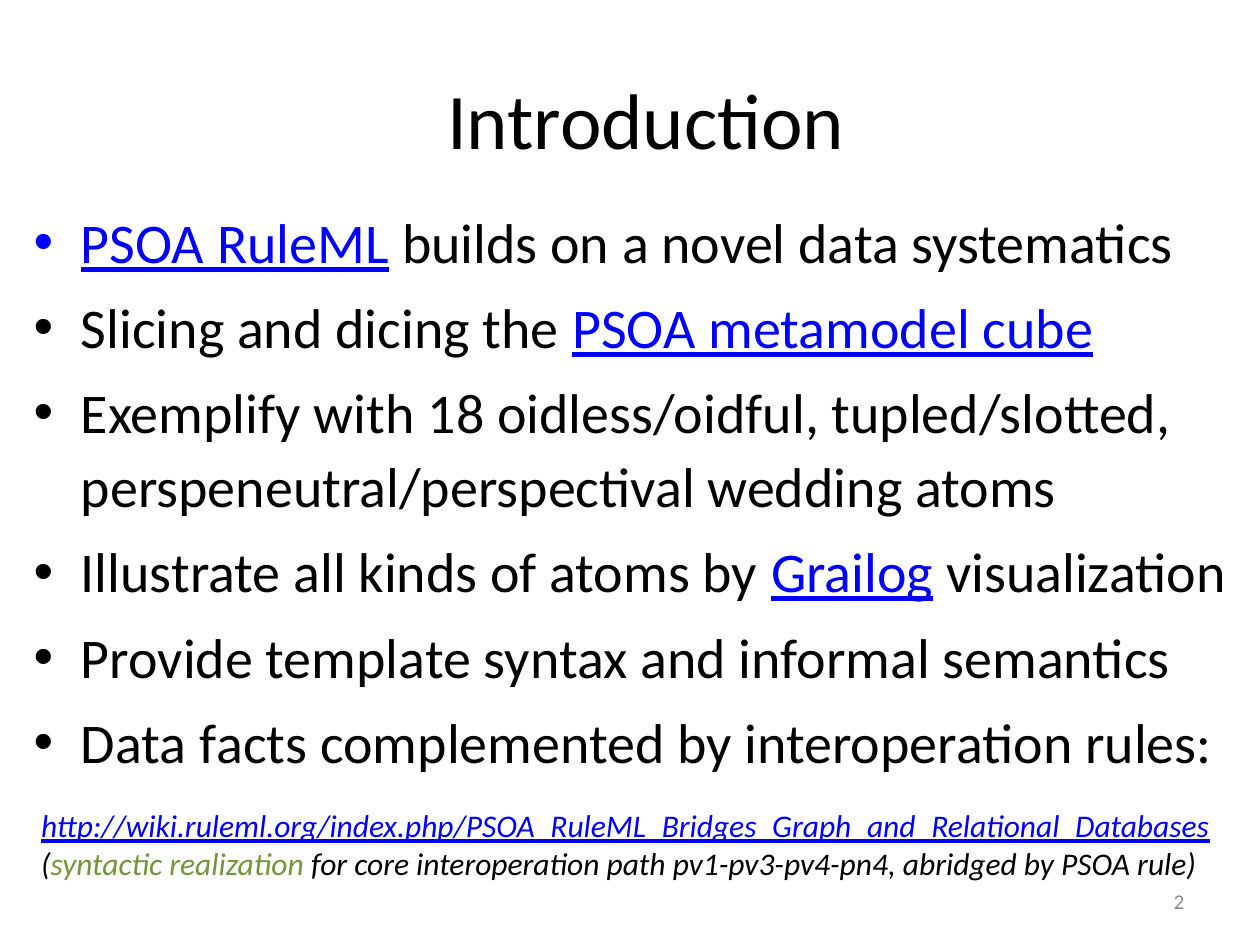
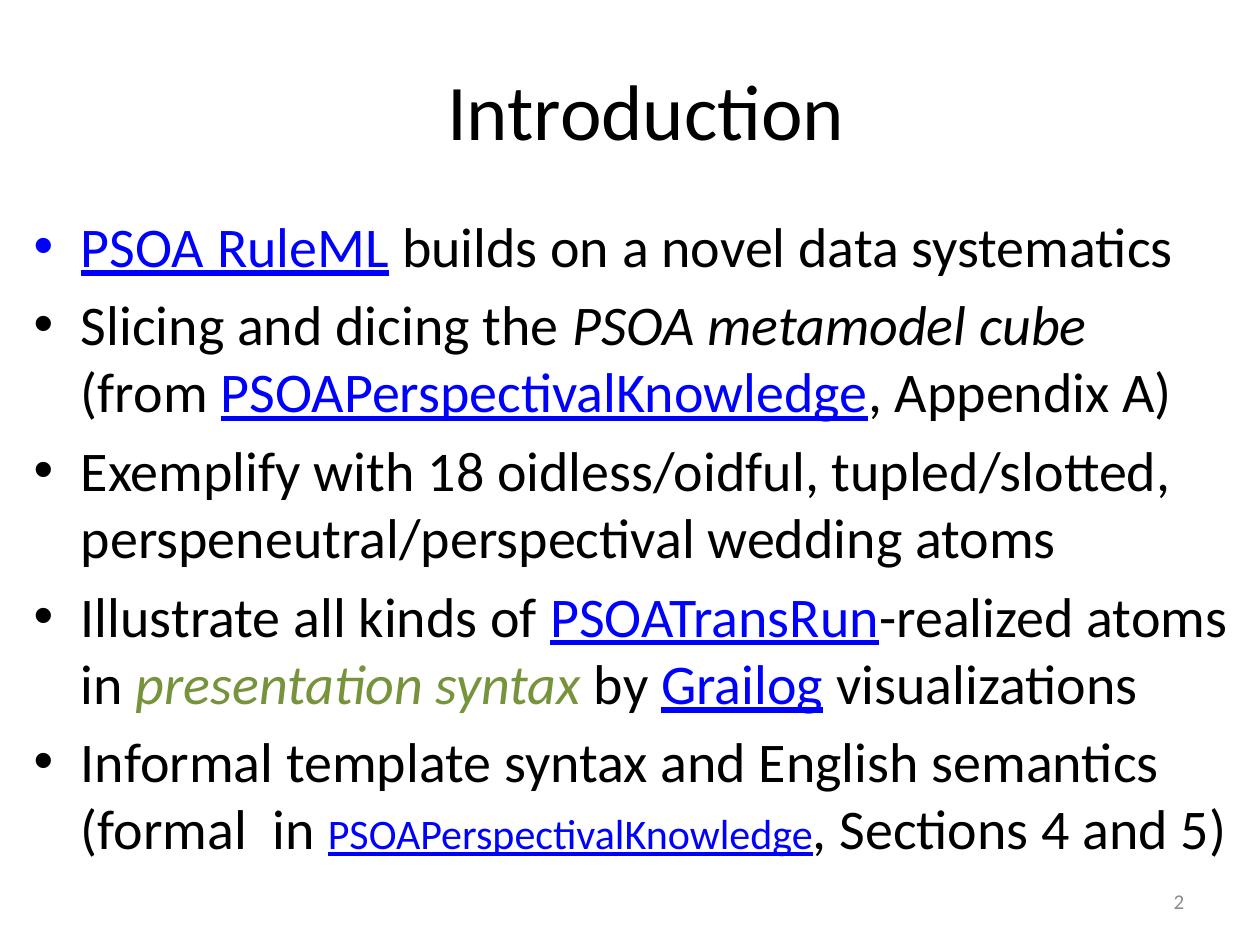
Before and after one commit to RuleML/ruleml-website, a slide deck: slide 2 of talks/PSOAMetamodelGrailogWedding.pptx. Drawn at 1260x945 pixels with LibreOffice and Linux fonts; fonts in the diff are those of the drawing. Boxes give left, top, right and bottom in pixels: in the first picture for what was removed or moved away, otherwise in the second. Text is boxed around its words. In the diff, an @@ line names an element or a change of style, - is before the commit and + after.

```diff
--- a/talks/PSOAMetamodelGrailogWedding.pptx
+++ b/talks/PSOAMetamodelGrailogWedding.pptx
@@ title "Introduction": place and size @@
-title "Introduction" at (447,94,844,150)
+title "Introduction" at (447,85,844,141)
@@ text at (81,228,1173,568): line spacing 1.1 to 1 @@
@@ text at (81,306,1171,422): text changed @@
-• Slicing and dicing the PSOA metamodel cube
+• Slicing and dicing the PSOA metamodel cube
+  (from PSOAPerspectivalKnowledge, Appendix A)
@@ text at (81,598,1227,857): text changed @@
-• Illustrate all kinds of atoms by Grailog visualization
-• Provide template syntax and informal semantics
-• Data facts complemented by interoperation rules:
+• Illustrate all kinds of PSOATransRun-realized atoms
+  in presentation syntax by Grailog visualizations
+• Informal template syntax and English semantics
+  (formal in PSOAPerspectivalKnowledge, Sections 4 and 5)
@@ text removed at (41,815,1209,881) @@
-http://wiki.ruleml.org/index.php/PSOA_RuleML_Bridges_Graph_and_Relational_Databases
-(syntactic realization for core interoperation path pv1-pv3-pv4-pn4, abridged by PSOA rule)
```
Also in this commit, not shown: 5 other slides changed, 1 slide added, 1 other file.
